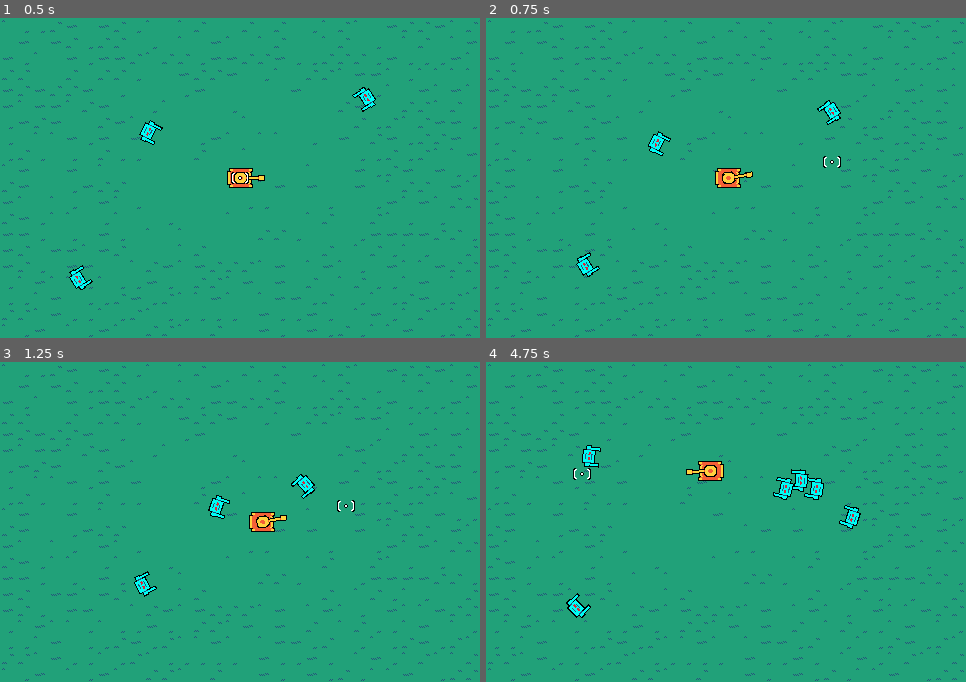
Above: before the commit, frames 1-4 (two rows, left to right).
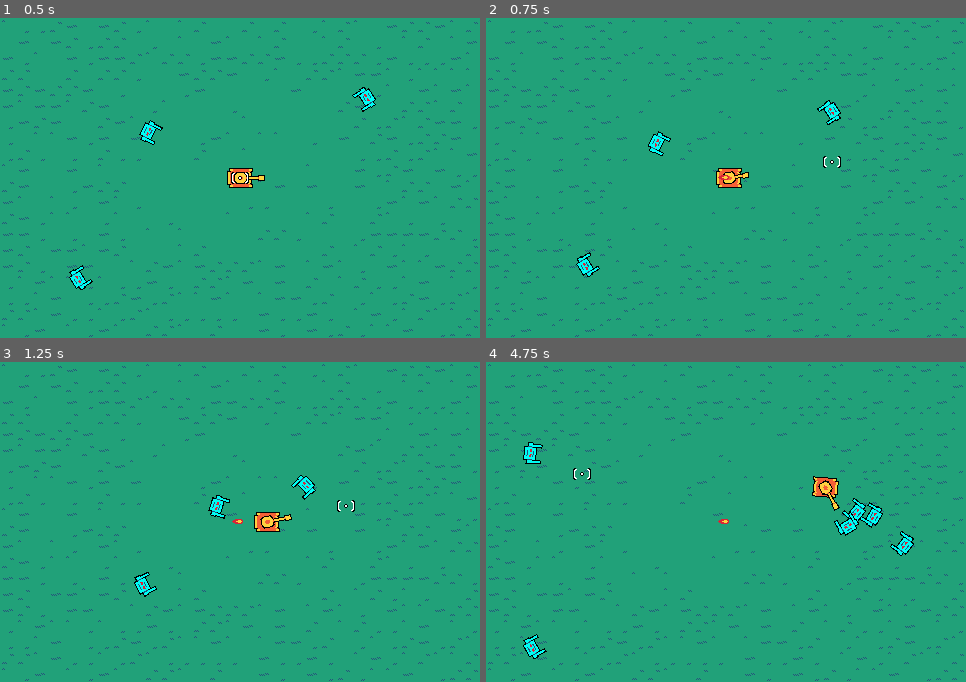
Above: after the commit, the same moments.

Repository: laffcat/jam_goed_palette
Game: Godot game, scene res://scenes/top/game_topdown.tscn
The game is run twice, just before and just after one commit, with the same random seed, the same clock (stepped at 60 frames per second) and the same inputs.
Inputs (mouse positions are in pixels of both pictures, inside the frame that each line leads up to):
- Up to frame 1 (0.5 s): no input
- Up to frame 2 (0.75 s): move the mouse to (831, 162) at 0.52 s; hold D (right) from 0.53 s (still down); click (831, 162) at 0.6 s
- Up to frame 3 (1.25 s): keep holding D (right)
- Up to frame 4 (4.75 s): move the mouse to (630, 538) at 1.27 s; release D (right) at 1.28 s; hold S (down) 1.28-2.03 s; click (630, 538) at 1.35 s; move the mouse to (774, 451) at 2.02 s; hold D (right) 2.03-2.78 s; click (774, 451) at 2.1 s; move the mouse to (702, 586) at 2.77 s; hold W (up) 2.78-3.53 s; click (702, 586) at 2.85 s; move the mouse to (870, 570) at 3.52 s; hold A (left) from 3.53 s (still down); click (870, 570) at 3.6 s; tap Escape (pause, bound only after the commit) at 4.15 s; move the mouse to (582, 474) at 4.27 s; click (582, 474) at 4.35 s

Frame 1 is identical in both runs. In frame 2, 0.1% of the frame differs, in the area x 20-73%, y 26-81%; in frame 3, 0.5%; in frame 4, 2.7%, in the area x 7-90%, y 25-93%.
Error after the commit: Parse Error: Function "boom()" not found in base self. (res://scripts/top/player/bullet_tank.gd:37)

Commit message:
topdown - added shoot and pause, groundwork laid for enemy damage

Diff:
--- a/project.godot
+++ b/project.godot
@@ -28,6 +28,13 @@
 
 [input]
 
+pause={
+"deadzone": 0.5,
+"events": [Object(InputEventKey,"resource_local_to_scene":false,"resource_name":"","device":-1,"window_id":0,"alt_pressed":false,"shift_pressed":false,"ctrl_pressed":false,"meta_pressed":false,"pressed":false,"keycode":0,"physical_keycode":4194305,"key_label":0,"unicode":0,"location":0,"echo":false,"script":null)
+, Object(InputEventKey,"resource_local_to_scene":false,"resource_name":"","device":-1,"window_id":0,"alt_pressed":false,"shift_pressed":false,"ctrl_pressed":false,"meta_pressed":false,"pressed":false,"keycode":0,"physical_keycode":4194308,"key_label":0,"unicode":0,"location":0,"echo":false,"script":null)
+, Object(InputEventJoypadButton,"resource_local_to_scene":false,"resource_name":"","device":-1,"button_index":6,"pressure":0.0,"pressed":true,"script":null)
+]
+}
 up={
 "deadzone": 0.5,
 "events": [Object(InputEventKey,"resource_local_to_scene":false,"resource_name":"","device":-1,"window_id":0,"alt_press …(192 unchanged characters)…
--- a/scenes/top/enemy_top/robit.tscn
+++ b/scenes/top/enemy_top/robit.tscn
@@ -13,7 +13,7 @@
 [node name="Sprite2D" type="Sprite2D" parent="."]
 texture = ExtResource("2_hbyru")
 offset = Vector2(2, 0)
-hframes = 2
+hframes = 3
 
 [node name="CollisionShape2D" type="CollisionShape2D" parent="."]
 shape = SubResource("CircleShape2D_5pe4o")
--- /dev/null
+++ b/scenes/top/player/boom.gd
@@ -0,0 +1,16 @@
+extends Node2D
+
+
+# Called when the node enters the scene tree for the first time.
+func _ready() -> void:
+	pass # Replace with function body.
+
+
+# Called every frame. 'delta' is the elapsed time since the previous frame.
+func _process(delta: float) -> void:
+	pass
+
+
+func _on_area_2d_body_entered(body: Node2D) -> void:
+	if body is EnemyTop: if !body.invuln:
+		body.damage(5, global_position.distance_to(body.global_position), global_position.direction_to(body.global_position))
--- /dev/null
+++ b/scenes/top/player/boom.tscn
@@ -0,0 +1,22 @@
+[gd_scene load_steps=4 format=3 uid="uid://2fa7464rxlun"]
+
+[ext_resource type="Script" path="res://scenes/top/player/boom.gd" id="1_cbe50"]
+[ext_resource type="ArrayMesh" uid="uid://d351howe4kstl" path="res://sprites/mesh_circle.obj" id="3_l3yyc"]
+
+[sub_resource type="CircleShape2D" id="CircleShape2D_l377g"]
+radius = 13.1529
+
+[node name="boom" type="Node2D"]
+script = ExtResource("1_cbe50")
+
+[node name="MeshInstance2D" type="MeshInstance2D" parent="."]
+scale = Vector2(11, 11)
+mesh = ExtResource("3_l3yyc")
+
+[node name="Area2D" type="Area2D" parent="."]
+monitorable = false
+
+[node name="CollisionShape2D" type="CollisionShape2D" parent="Area2D"]
+shape = SubResource("CircleShape2D_l377g")
+
+[connection signal="body_entered" from="Area2D" to="." method="_on_area_2d_body_entered"]
--- a/scenes/top/player/bullet_tank.tscn
+++ b/scenes/top/player/bullet_tank.tscn
@@ -1,11 +1,13 @@
-[gd_scene load_steps=3 format=3 uid="uid://bplyadnilq0i0"]
+[gd_scene load_steps=4 format=3 uid="uid://bplyadnilq0i0"]
 
 [ext_resource type="Texture2D" uid="uid://c4frxnr5qf3lu" path="res://sprites/topdown/player/tank_bullet.png" id="1_nhvba"]
+[ext_resource type="Script" path="res://scripts/top/player/bullet_tank.gd" id="1_pqif1"]
 
 [sub_resource type="CircleShape2D" id="CircleShape2D_nad8y"]
-radius = 5.0
+radius = 4.0
 
 [node name="BulletTank" type="Node2D"]
+script = ExtResource("1_pqif1")
 
 [node name="Area2D" type="Area2D" parent="."]
 collision_mask = 2
@@ -17,3 +19,5 @@
 [node name="Sprite2D" type="Sprite2D" parent="."]
 texture = ExtResource("1_nhvba")
 offset = Vector2(-2.5, 0)
+
+[connection signal="body_entered" from="Area2D" to="." method="_on_area_2d_body_entered"]
--- a/scripts/globals.gd
+++ b/scripts/globals.gd
@@ -1,6 +1,7 @@
 extends Node
 
 
+var is_paused := false
 signal paused
 signal unpaused
 
@@ -8,3 +9,12 @@
 
 var player_current : CharacterBody2D
 var cursor : Cursor
+
+func _unhandled_input(event: InputEvent) -> void:
+	if event.is_action_pressed("pause"):
+		if !is_paused:
+			is_paused = true
+			paused.emit()
+		else:
+			is_paused = false
+			unpaused.emit()
--- a/scripts/top/enemy/_enemy.gd
+++ b/scripts/top/enemy/_enemy.gd
@@ -3,10 +3,27 @@
 
 
 const SPEED = 100.0
+var vel_add := Vector2.ZERO
+var active := true
+var invuln := false
+var health := 6
 
+func pause(): active = false
+func unpause(): active = true
+
+func _ready():
+	Globals.paused.connect(pause)
+	Globals.unpaused.connect(unpause)
 
 func _physics_process(delta: float) -> void:
-	var dir = global_position.direction_to(Globals.player_current.global_position)
-	rotation = dir.angle()
-	velocity = dir * SPEED
-	move_and_slide()
+	if active:
+		var dir = global_position.direction_to(Globals.player_current.global_position)
+		rotation = dir.angle()
+		velocity = dir * SPEED + vel_add
+		move_and_slide()
+		if vel_add:
+			vel_add.limit_length( max(0.0, vel_add.length() - 200.0 * delta) )
+
+func damage(dmg : int, dist : float, dir : Vector2):
+	health -= dmg
+	vel_add = dir * (150.0 - dist) # TODO: dist almost certainly needs a multiplier here
--- /dev/null
+++ b/scripts/top/player/bullet_tank.gd
@@ -0,0 +1,64 @@
+class_name BulletTank
+extends Node2D
+
+var time := 3.0
+var speed := 300.0
+var velocity : Vector2
+
+var active := true
+
+func pause(): active = false
+func unpause(): active = true
+
+func _ready():
+	Globals.paused.connect(pause)
+	Globals.unpaused.connect(unpause)
+
+
+var dir : Vector2 :
+	set(new_dir):
+		dir = new_dir
+		$Sprite2D.rotation = new_dir.angle()
+		velocity = speed * new_dir
+
+func _process(delta: float) -> void:
+	if active:
+		time -= delta
+		if time <= 0.0: queue_free()
+
+func _physics_process(delta: float) -> void:
+	if active:
+		global_position += velocity * delta
+
+
+
+func _on_area_2d_body_entered(body: Node2D) -> void:
+	if body is not PlayerTop:
+		boom()
+
+
+
+
+
+
+
+
+
+
+
+
+
+
+
+
+
+
+
+
+
+
+
+
+
+
+#######
--- a/scripts/top/player/player_top.gd
+++ b/scripts/top/player/player_top.gd
@@ -1,33 +1,74 @@
 class_name PlayerTop
 extends CharacterBody2D
 
-
-const MAX_SPEED = 200.0
-const ACCEL = .5
-const DECEL = .3
+const BULLET1 = preload("res://scenes/top/player/bullet_tank.tscn")
+const MAX_SPEED = 160.0
+const ACCEL = .8
+const DECEL = .6
+const TURNING = 5.0
 
 var speed_current := 0.0
 var vel_dir := Vector2.ZERO
+var tween_shoot : Tween
+
+var active := true
+
+func pause(): active = false
+func unpause(): active = true
 
 func _ready():
+	Globals.paused.connect(pause)
+	Globals.unpaused.connect(unpause)
 	Globals.player_current = self
 
 
 func _process(delta: float) -> void:
-	$TankTop.rotation = global_position.direction_to(Globals.cursor.global_position).angle()
+	if active:
+		$TankTop.rotation = global_position.direction_to(Globals.cursor.global_position).angle()
+		if Input.is_action_just_pressed("atk1"): shoot()
 
 
 func _physics_process(delta: float) -> void:
 
-	var direction := Input.get_vector("left", "right", "up", "down")
-	if direction:
-		speed_current = lerp(speed_current, MAX_SPEED, ACCEL * delta)
-		vel_dir = lerp(vel_dir, direction, 5.0 * delta)
-	else:
-		speed_current = lerp(speed_current, 0.0, DECEL * delta)
+	if active:
+		var direction := Input.get_vector("left", "right", "up", "down")
+		if direction:
+			speed_current = lerp(speed_current, MAX_SPEED, ACCEL * delta)
+			vel_dir = lerp(vel_dir, direction, TURNING * delta)
+		else:
+			speed_current = lerp(speed_current, 0.0, DECEL * delta)
 
-	velocity = vel_dir * speed_current
+		velocity = vel_dir * speed_current
 
-	move_and_slide()
-	vel_dir = velocity.normalized()
-	$SprTankBase.rotation = vel_dir.angle()
+		move_and_slide()
+		vel_dir = velocity.normalized()
+		$SprTankBase.rotation = vel_dir.angle()
+
+
+func shoot():
+	if tween_shoot: tween_shoot.kill()
+	tween_shoot = create_tween()
+	$TankTop/SprTankBarrel.position.x = 8.5
+	tween_shoot.tween_property($TankTop/SprTankBarrel, "position", Vector2(15.0, 0.0), .4)
+
+	var new_bullet := BULLET1.instantiate()
+	$"..".add_child(new_bullet)
+	new_bullet.dir = global_position.direction_to($TankTop/BulletSpawn.global_position)
+	new_bullet.global_position = $TankTop/BulletSpawn.global_position
+
+
+
+
+
+
+
+
+
+
+
+
+
+
+
+
+#####
Not shown, added: sprites/mesh_circle.obj
Not shown, added: sprites/mesh_circle.obj.import
Binary file changed: sprites/topdown/enemy/robit.png
